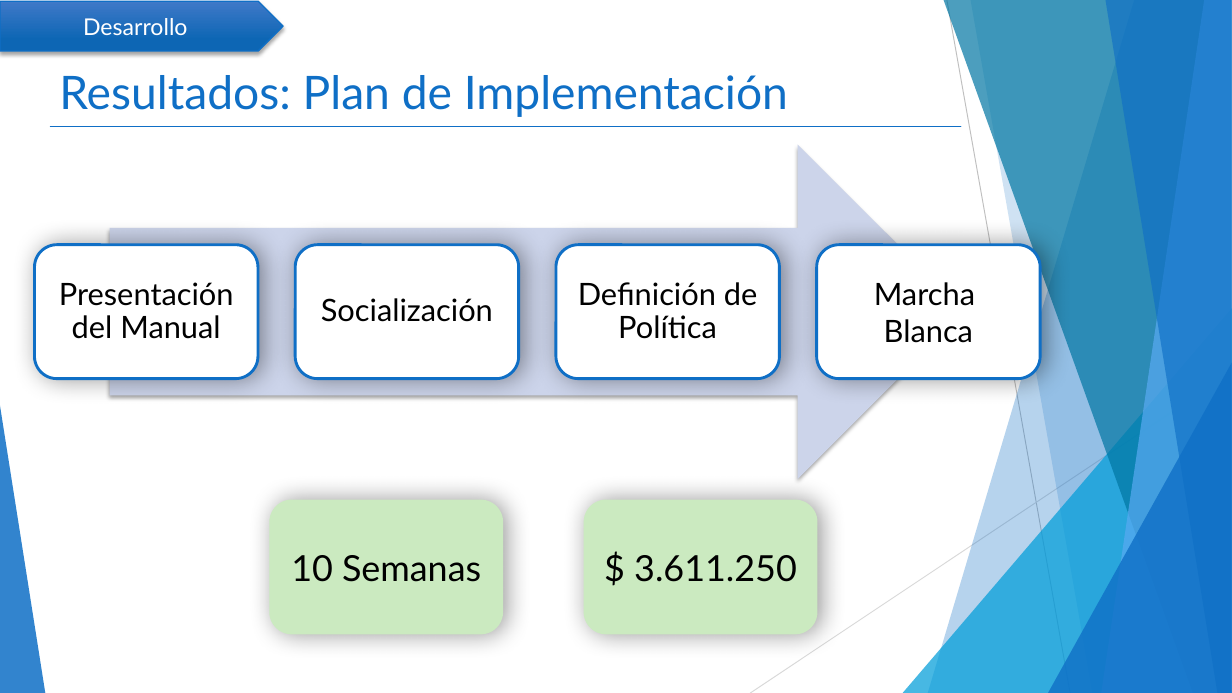
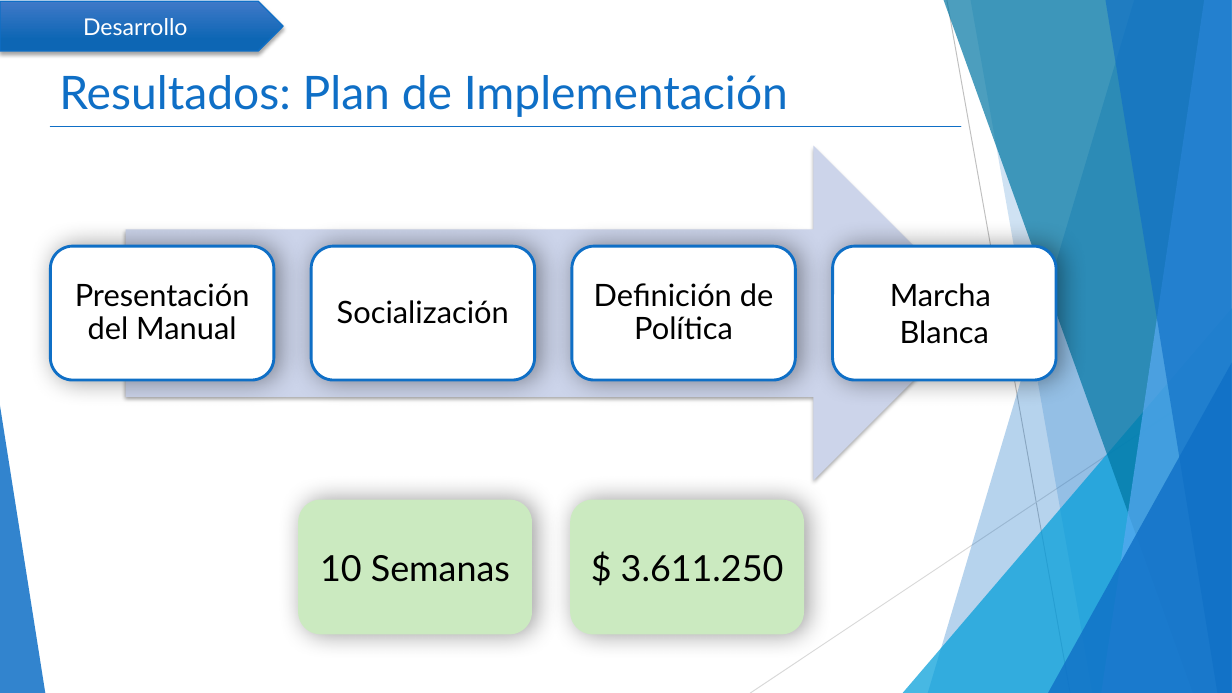
Before and after one commit to mcamara75/tituloUnap, a slide deck: slide 13 of 2018/TT IQQ 2018 Camara y Garay.pptx. Drawn at 1232x693 pixels with LibreOffice and Linux fonts; fonts in the diff are those of the drawing. Boxes give left, top, right and bottom in pixels: in the first picture for what was removed or moved away, otherwise in the second. Text is boxed around its words. In the diff, an @@ line names an element or a change of style, - is before the commit and + after.

```diff
--- a/2018/TT IQQ 2018 Camara y Garay.pptx
+++ b/2018/TT IQQ 2018 Camara y Garay.pptx
@@ 4 texts, 4 rounded rectangles, 1 right arrow moved together from (x1=34, y1=144, x2=1041, y2=479) to (x1=51, y1=146, x2=1056, y2=481) @@
@@ rounded rectangle "10 Semanas" moved from (x1=269, y1=500, x2=503, y2=635) to (x1=299, y1=500, x2=532, y2=635) @@
@@ rounded rectangle "$ 3.611.250" moved from (x1=584, y1=500, x2=818, y2=635) to (x1=570, y1=500, x2=804, y2=635) @@
```
Also in this commit, not shown: 6 other slides changed.
